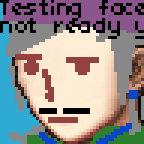
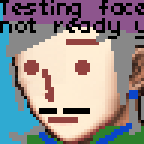
The second 144 × 144 image is a revision of the first. Changes to its layers:
renamed "1" to "3", hid it, moved it above "2" over bbox(15, 54, 99, 63)
renamed "0" to "1", showed it over bbox(66, 39, 99, 45)
